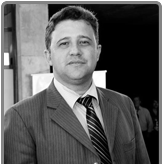
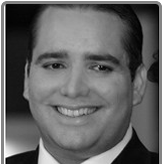
Two versions of the same layered image (164x164). Layer-by-layer changes:
added layer "FotoPerfilMarcosPrado" above "Ararigleno Fernandes" over [left=4, top=4, right=162, bottom=164]
hid "Ararigleno Fernandes" over [left=4, top=4, right=162, bottom=164]
